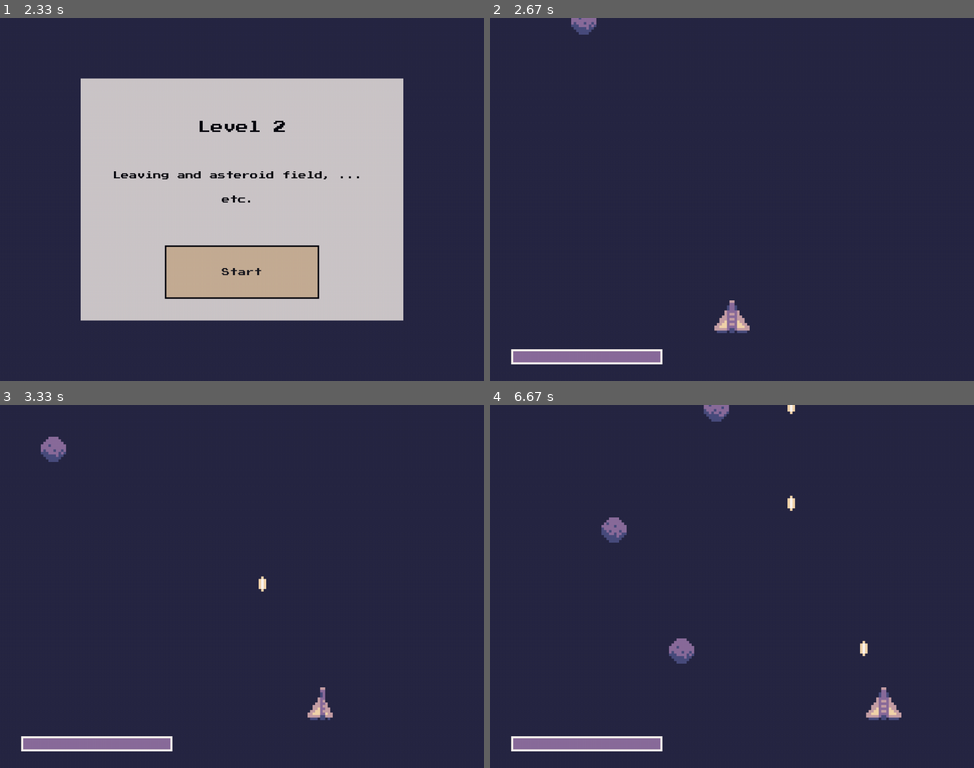
Above: before the commit, frames 1-4 (two rows, left to right).
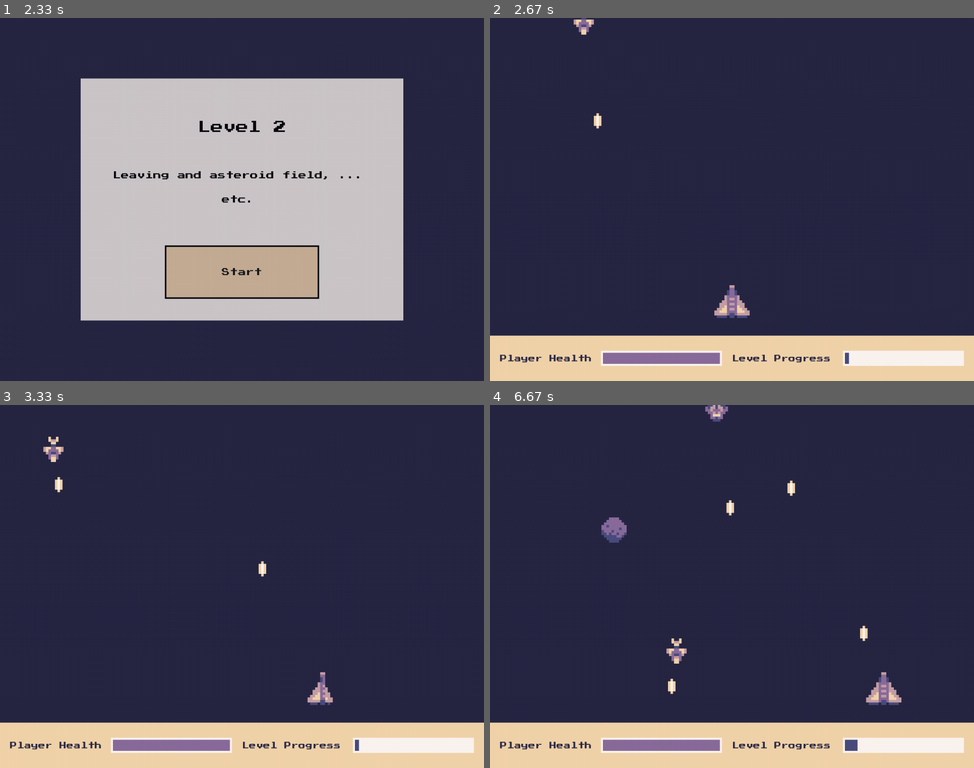
Above: after the commit, the same moments.

Repository: malaeng/12SDD-AT3
Game: pygame game, started from main.py
Same seed, same stepped clock (60 frames per second), same inputs: the game is played once before the commit and once after it.
Inputs (mouse positions are in pixels of both pictures, inside the frame that each line leads up to):
- Up to frame 1 (2.33 s): click (242, 199) at 0.38 s; click (290, 224) at 0.72 s; click (179, 224) at 1.05 s; click (203, 293) at 1.38 s; click (290, 275) at 1.72 s; click (261, 184) at 2.05 s
- Up to frame 2 (2.67 s): click (693, 297) at 2.38 s
- Up to frame 3 (3.33 s): tap Space at 2.67, 3.07 s; hold Right from 3 s (still down)
- Up to frame 4 (6.67 s): tap Space at 3.37, 3.57, 3.87, 4.07, 4.37, 4.63, 4.93, 5.07, 5.37, 5.73, 6.03, 6.23, 6.53 s; release Right at 3.47 s; hold Right 3.5-3.97 s; hold Left 4-4.53 s; hold Left 4.57-4.97 s; hold Right 5-5.63 s; hold Left 5.67-6.13 s; hold Right 6.17-6.63 s

Frame 1 is identical in both runs. In frame 2, 13% of the frame differs, in the area x 0-100%, y 0-100%; in frame 3, 13%; in frame 4, 14%.

Commit message:
Added player health and level progress UI

Diff:
--- a/enemy.py
+++ b/enemy.py
@@ -6,29 +6,54 @@
     def __init__(self, name: str, pos: tuple, screen_height: int, laser_group: pygame.sprite.Group):
         super().__init__()
 
-        self.asteroid_images = ['graphics/asteroid1.png', 'graphics/asteroid2.png', 'graphics/asteroid3.png']
-        # All avaliable enemy types
+        # Flags and general variables
+        self.screen_height = screen_height
+        self.chosen_position = False
+        self.move_position = 0
+
+        # Enemy type
         self.enemy_data = {
-            'asteroid': {'health': 300, 'speed': 3, 'attack_type': None, 'cooldown': None, 'attack_sound': None, 'image': random.choice(self.asteroid_images)},
-            'fighter': {'health': 100, 'speed': 5, 'attack_type': 'basic', 'cooldown': (800, 1200), 'attack_sound': 'audio/laserSmall_001.ogg', 'image': 'graphics/enemy_fighter.png'},
-            'scout': {'health': 80, 'speed': 10, 'attack_type': 'basic', 'cooldown': (700, 1500), 'attack_sound': 'audio/laserSmall_001.ogg', 'image': 'graphics/enemy_scout.png'},
-            'science': {'health': 60, 'speed': 6, 'attack_type': 'spread', 'cooldown': (1600, 2000), 'attack_sound': 'audio/laserSmall_001.ogg', 'image': 'graphics/enemy_science.png'}
+            'asteroid': {
+                'health': 300,
+                'speed': 3,
+                'attack_type': None,
+                'cooldown': None,
+                'attack_sound': None,
+                'image': random.choice(['graphics/asteroid1.png', 'graphics/asteroid2.png', 'graphics/asteroid3.png'])},
+            'fighter': {
+                'health': 100,
+                'speed': 5,
+                'attack_type': 'basic',
+                'cooldown': (800, 1200),
+                'attack_sound': 'audio/laserSmall_001.ogg',
+                'image': 'graphics/enemy_fighter.png'},
+            'scout': {
+                'health': 80,
+                'speed': 10,
+                'attack_type': 'basic',
+                'cooldown': (700, 1500),
+                'attack_sound': 'audio/laserSmall_001.ogg',
+                'image': 'graphics/enemy_scout.png'},
+            'science': {
+                'health': 60,
+                'speed': 6,
+                'attack_type': 'spread',
+                'cooldown': (1600, 2000),
+                'attack_sound': 'audio/laserSmall_001.ogg',
+                'image': 'graphics/enemy_science.png'}
         }
         self.type = self.enemy_data[name]
+
+        # Health
+        self.health = self.type['health']
+        self.max_health = self.health
 
         # Graphics
         self.image = pygame.image.load(self.type['image']).convert_alpha()
         self.rect = self.image.get_rect(center = pos)
 
-
-        self.health = self.type['health']
-        self.max_health = self.health
-        self.screen_height = screen_height
-        self.chosen_position = False
-        self.move_position = 0
-
         # Lasers
-        # self.lasers = pygame.sprite.Group()
+        # All enemy lasers are stored in a single sprite group in the game class
         self.game_laser_group = laser_group
         self.time_shot = 0
 
@@ -46,11 +71,17 @@
             if self.rect.x > self.move_position: self.rect.x -= 1
             elif self.rect.x < self.move_position: self.rect.x += 1
             elif self.rect.x == self.move_position: self.chosen_position = False
+
+        # Always move downwards.
         self.rect.y += 1
+
+        # If it has gone offscreen, kill it
         if self.rect.y >= self.screen_height:
             self.kill()
 
     def take_damage(self, damage: int):
+        # Takes damage away from health, and sets the alpha (transperency) to the percent of it's max health.
+        # If it has no health, kill it.
         self.health -= damage
         self.image.set_alpha(255*self.health/self.max_health)
         if self.health <= 0: self.kill()
@@ -75,5 +106,3 @@
             if current_time - self.time_shot >= random.randint(self.type['cooldown'][0], self.type['cooldown'][1]):
                 self.shoot()
         self.move()
-        #self.shoot()
-        #self.lasers.update()
--- a/level.py
+++ b/level.py
@@ -29,11 +29,13 @@
         self.sciences = sciences
 
         self.all_enemies = []
+
         for i in range(self.asteroids): self.all_enemies.append('asteroid')
         for i in range(self.fighters): self.all_enemies.append('fighter')
         for i in range(self.scouts): self.all_enemies.append('scout')
         for i in range(self.sciences): self.all_enemies.append('science')
         random.shuffle(self.all_enemies)
+        self.total_num_enemies = len(self.all_enemies)
 
         self.current_enemies = pygame.sprite.Group()
         self.enemy_lasers = pygame.sprite.Group()
--- a/main.py
+++ b/main.py
@@ -6,20 +6,34 @@
 
 import pygame, sys, random
 
-from player import Player, Healthbar
+from player import Player
+from ui import UI
 from menu import Menu, Button
 from enemy import Enemy
 from level import Level
 
+class Star(pygame.sprite.Sprite):
+    def __init__(self, pos: tuple, screen_height: int):
+        super().__init__()
+        self.screen_height = screen_height
+        self.image = pygame.image.load('graphics/star.png').convert_alpha()
+        self.rect = self.image.get_rect(center = pos)
+        self.image.set_alpha(random.randint(200, 255))
+
+    def update(self):
+        self.rect.y += 10
+        if self.rect.y > self.screen_height:
+            self.kill()
 
 class Game:
     def __init__(self):
         # Player setup
-        player_sprite = Player((screen_width / 2, screen_height - screen_height/ 8), screen_width)
+        player_sprite = Player((screen_width / 2, screen_height - screen_height/ 6), screen_width)
         self.player = pygame.sprite.GroupSingle(player_sprite)
 
-        self.player_healthbar = Healthbar((screen_width / 5, 14*screen_height/15), (300, 30), 1)
-        self.player_healthbar_rect = self.player_healthbar.get_rect(center = (screen_width / 5, 14*screen_height/15))
+        # UI
+        self.ui = UI((screen_width, screen_height/8))
+        self.ui_rect = self.ui.get_rect(midtop = (screen_width/2, 7*screen_height/8))
 
         # Enemies
         self.enemies = pygame.sprite.Group()
@@ -28,12 +42,15 @@
 
         self.enemy_lasers = pygame.sprite.Group()
 
+        # Stars
+        self.stars = pygame.sprite.Group()
+
         # Levels
         self.levels = [
             Level( # Level 1
                 screen_size = (screen_width, screen_height),
-                title = "Level 1: A New Beginning",
-                text = "What if I write a lot of text and it's really long but not too long just long enough to be a reasonable size for an introduction? It might be even longer than that, this should be fine.",
+                title = "Level 1",
+                text = "You comandeer a small rebel vessel tasked with delivering secret plans to the rebel base located on the other side of the sector. This asteroid field may allow you to stay undetected, but watch out for rebel scouts",
                 asteroids = 25,
                 fighters = 0,
                 scouts = 5,
@@ -44,23 +61,22 @@
                 screen_size = (screen_width, screen_height),
                 title = "Level 2",
                 text = "Leaving and asteroid field, ... etc.",
-                asteroids = 25,
-                fighters = 0,
+                asteroids = 5,
+                fighters = 15,
                 scouts = 5,
-                sciences = 0,
+                sciences = 2,
                 difficulty = 1
             ),
             Level( # Level 3
                 screen_size = (screen_width, screen_height),
                 title = "Level 3",
                 text = "Leaving and asteroid field, ... etc.",
-                asteroids = 25,
-                fighters = 0,
-                scouts = 5,
-                sciences = 0,
-                difficulty = 1
-            )
-
+                asteroids = 0,
+                fighters = 5,
+                scouts = 10,
+                sciences = 10,
+                difficulty = 3
+            )
         ]
         self.level = self.levels[0]
 
@@ -107,6 +123,18 @@
             buttons = [Button(300, 100, "Continue"),
                        Button(300, 100, "Options"),
                        Button(300, 100, "Quit to Menu")],
+            stack = True
+            )
+
+        self.game_over_menu = Menu(
+            size = (8*screen_width/9, 8*screen_height/9),
+            title_size = 50,
+            parent_surface_dimensions = (screen_width, screen_height),
+            colour = '#fbf5ef',
+            alpha = 200,
+            title = "Game Over",
+            text = [("You win!", 20) if self.player.sprite.health >= 0 else ("You Lose", 20)],
+            buttons = [Button(300, 100, "Return to Menu")],
             stack = True
             )
 
@@ -201,6 +229,13 @@
             self.game_running = False
             self.current_menu_function = self.main_menu_run
 
+    def game_over_menu_run(self):
+        screen.blit(self.game_over_menu, self.game_over_menu.rect)
+        button_pressed = self.game_over_menu.process(self.mouse_state)
+        if button_pressed == 0: # Return to menu
+            self.game_running = False
+            self.current_menu_function = self.main_menu_run
+
     def upgrade_menu_run(self):
         screen.blit(self.upgrade_menu, self.upgrade_menu.rect)
         button_pressed = self.upgrade_menu.process(self.mouse_state)
@@ -230,14 +265,24 @@
                     for enemy in enemies_hit:
                         enemy.take_damage(self.player.sprite.damage)
                     laser.kill()
+
         if self.level.enemy_lasers:
             for laser in self.level.enemy_lasers:
                 if pygame.sprite.spritecollide(laser, self.player, False):
                     laser.kill()
                     print('player hit')
                     self.player.sprite.health -= 50
-                    if self.player.sprite.health <= 0:
-                        print('game over')
+
+
+        if self.level.current_enemies:
+            for enemy in self.level.current_enemies:
+                if pygame.sprite.spritecollide(enemy, self.player, False):
+                    enemy.kill()
+                    self.player.sprite.health -= 150
+
+        if self.player.sprite.health <= 0:
+            print('game over')
+
 
     def level_manager(self):
         self.level.update()
@@ -264,9 +309,10 @@
             self.level_menu_run()
         else:
             self.player.sprite.lasers.draw(screen)
-            screen.blit(self.player_healthbar, self.player_healthbar_rect)
-            # for enemy in self.enemies:
-            #     enemy.lasers.draw(screen)
+
+
+
+
 
             self.player.update()
             self.player.draw(screen)
@@ -275,7 +321,6 @@
             self.collision_checks()
 
 
-            self.player_healthbar.process((self.player.sprite.health/self.player.sprite.max_health))
             # self.player_healthbar.blit(self.player_healthbar.percent_image, self.player_healthbar.percent_rect)
 
             self.level_manager()
@@ -283,6 +328,12 @@
             #self.level.enemy_lasers.update()
             self.level.current_enemies.draw(screen)
             self.level.enemy_lasers.draw(screen)
+
+            # UI
+            screen.blit(self.ui, self.ui_rect)
+            self.ui.update()
+            self.ui.player_healthbar.update(self.player.sprite.health/self.player.sprite.max_health)
+            self.ui.level_progress.update(1-len(self.level.all_enemies)/self.level.total_num_enemies)
 
 
 if __name__ == '__main__':
--- a/player.py
+++ b/player.py
@@ -76,32 +76,3 @@
         self.constraint()
         self.recharge()
         self.lasers.update()
-
-class Healthbar(pygame.Surface):
-    def __init__(self, pos:tuple, size: tuple, percent: float):
-        super().__init__(size)
-        self.width = size[0]
-        self.height = size[1]
-        self.health_percent = percent
-        self.colours = {
-            'border': '#fbf5ef',
-            'hi_health': '#8b6d9c',
-            'lo_health': '#c69fa5'
-        }
-        self.pos = pos
-
-        self.fill(self.colours['border'])
-        #self.update(self.health_percent)
-        #self.percent_image = pygame.Surface((self.width*percent-8, self.height-8))
-        #self.percent_image.fill((random.choice(('red', 'blue'))))
-
-
-    def process(self, percent: float):
-        if percent >= 0 :
-            self.percent_image = pygame.Surface((self.width-8, self.height-8))
-            self.percent_image = pygame.transform.scale_by(self.percent_image, (percent, 1))
-            self.percent_image.fill(self.colours['hi_health' if percent > 0.3 else 'lo_health'])
-            self.percent_image_rect = self.percent_image.get_rect(topleft = (4, 4))
-
-            self.fill(self.colours['border'])
-            self.blit(self.percent_image, self.percent_image_rect)
--- /dev/null
+++ b/ui.py
@@ -0,0 +1,67 @@
+import pygame
+
+class UI(pygame.Surface):
+    def __init__(self, size: tuple):
+        super().__init__(size)
+        self.font = pygame.font.Font('graphics/PressStart2P.ttf', 14)
+
+        # Player Health
+
+        self.health_label_surf = self.font.render("Player Health", True, '#272744')
+        self.health_label_rect = self.health_label_surf.get_rect(midleft = (20, self.get_height()/2))
+
+        self.player_healthbar = InfoSlider((240, 30), 1, True)
+        self.player_healthbar_rect = self.player_healthbar.get_rect(midleft = (220, self.get_height()/2))
+
+        # Level Progress
+
+        self.progress_label_surf = self.font.render("Level Progress", True, '#272744')
+        self.progress_label_rect = self.health_label_surf.get_rect(midleft = (self.get_width()/2, self.get_height()/2))
+
+        self.level_progress = InfoSlider((240, 30), 0, False)
+        self.level_progress_rect = self.player_healthbar.get_rect(midleft = (self.get_width()/2 + 220, self.get_height()/2))
+
+    def update(self):
+        self.fill('#f2d3ab')
+
+        self.blit(self.health_label_surf, self.health_label_rect)
+        self.blit(self.player_healthbar, self.player_healthbar_rect)
+
+        self.blit(self.progress_label_surf, self.progress_label_rect)
+        self.blit(self.level_progress, self.level_progress_rect)
+
+
+class InfoSlider(pygame.Surface):
+    def __init__(self, size: tuple, percent: float, change_colour: bool):
+        super().__init__(size)
+        self.width = size[0]
+        self.height = size[1]
+        self.health_percent = percent
+        self.colours = {
+            'border': '#fbf5ef',
+            'hi_health': '#8b6d9c',
+            'lo_health': '#c69fa5',
+            'no_change_colour': '#494d7e'
+        }
+        self.change_colour = change_colour
+
+        self.fill(self.colours['border'])
+        #self.update(self.health_percent)
+        #self.percent_image = pygame.Surface((self.width*percent-8, self.height-8))
+        #self.percent_image.fill((random.choice(('red', 'blue'))))
+
+
+    def update(self, percent: float):
+        if self.change_colour:
+            if percent > 0.3: self.current_colour = 'hi_health'
+            else: self.current_colour = 'lo_health'
+        else:
+            self.current_colour = 'no_change_colour'
+        if percent >= 0 :
+            self.percent_image = pygame.Surface((self.width-8, self.height-8))
+            self.percent_image = pygame.transform.scale_by(self.percent_image, (percent, 1))
+            self.percent_image.fill(self.colours[self.current_colour])
+            self.percent_image_rect = self.percent_image.get_rect(topleft = (4, 4))
+
+            self.fill(self.colours['border'])
+            self.blit(self.percent_image, self.percent_image_rect)
Binary file added: graphics/star.png
